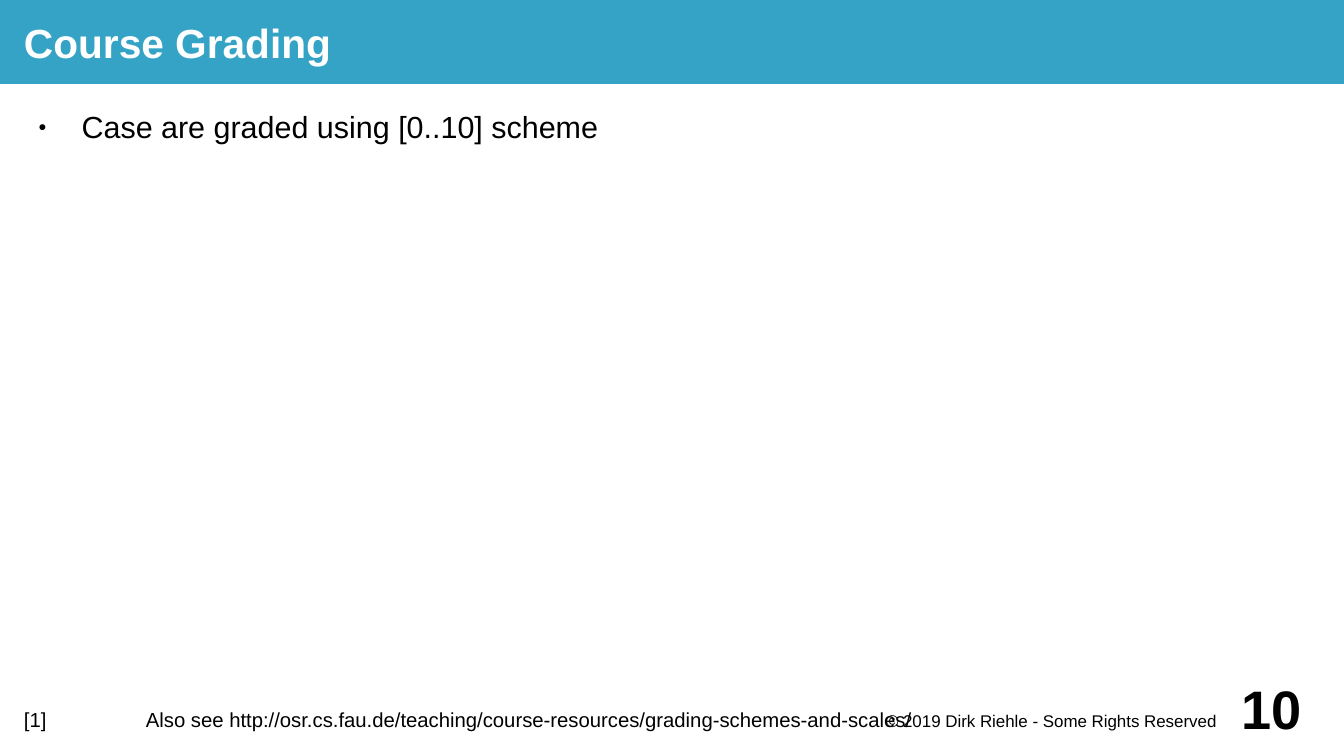
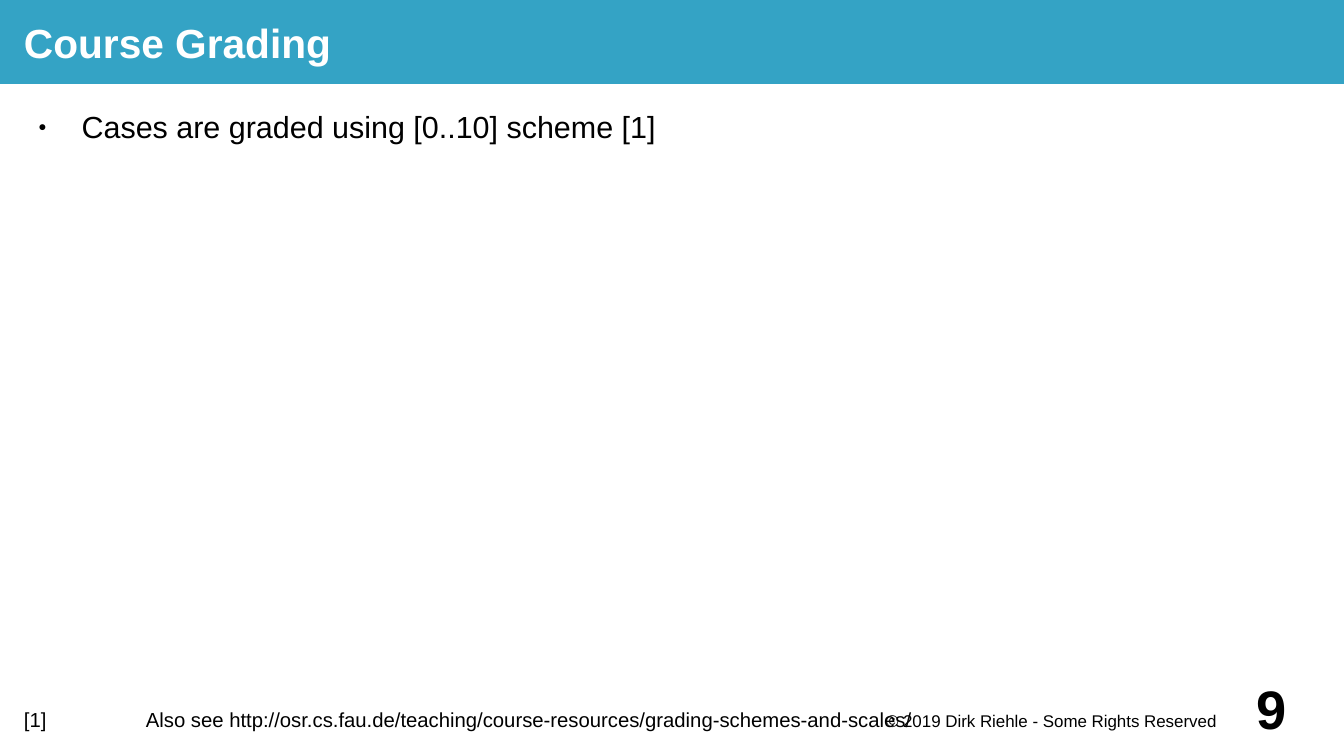
Before and after one commit to dirkriehle/prod-course, a slide deck: slide 9 of Lecture slides/PROD A01 - Course Introduction.odp (slide 10 before the commit). Drawn at 1344x756 pixels with LibreOffice and Linux fonts; fonts in the diff are those of the drawing. Boxes give left, top, right and bottom in pixels: in the first picture for what was removed or moved away, otherwise in the second. Text is boxed around its words. In the diff, an @@ line names an element or a change of style, - is before the commit and + after.

```diff
--- a/Lecture slides/PROD A01 - Course Introduction.odp
+++ b/Lecture slides/PROD A01 - Course Introduction.odp
@@ text at (x1=82, y1=116, x2=656, y2=144): text changed @@
-● Case are graded using [0..10] scheme
+● Cases are graded using [0..10] scheme [1]
@@ page number at (x1=1257, y1=691, x2=1287, y2=730): text changed @@
-10
+9
```
Also in this commit, not shown: 1 slide added, 1 slide removed, 4 other files.
